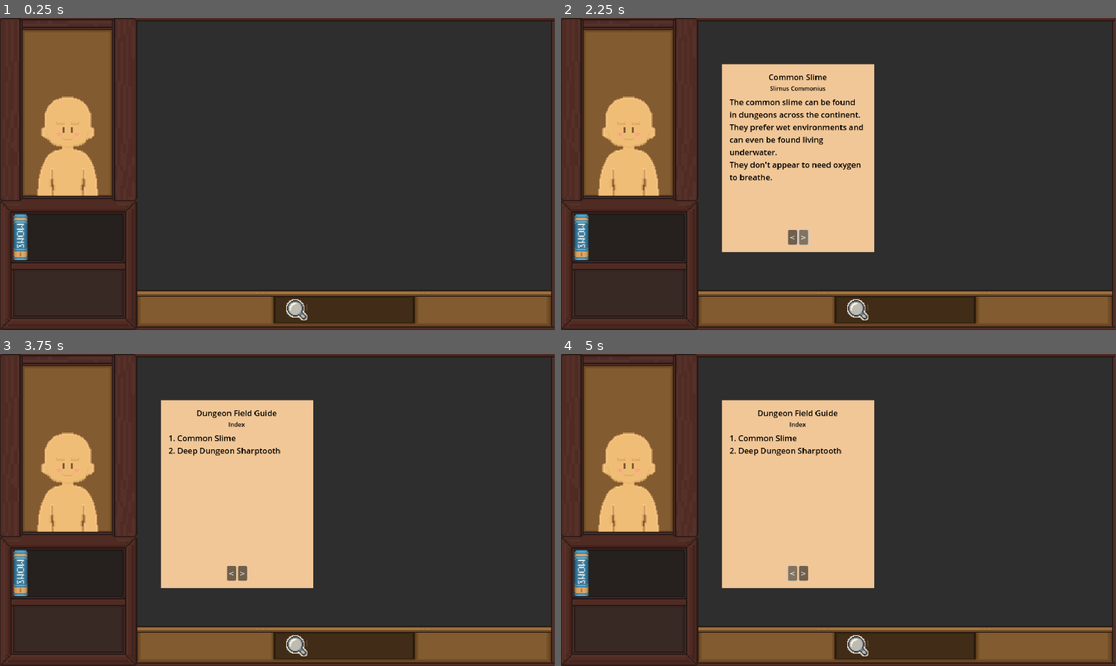
Above: before the commit, frames 1-4 (two rows, left to right).
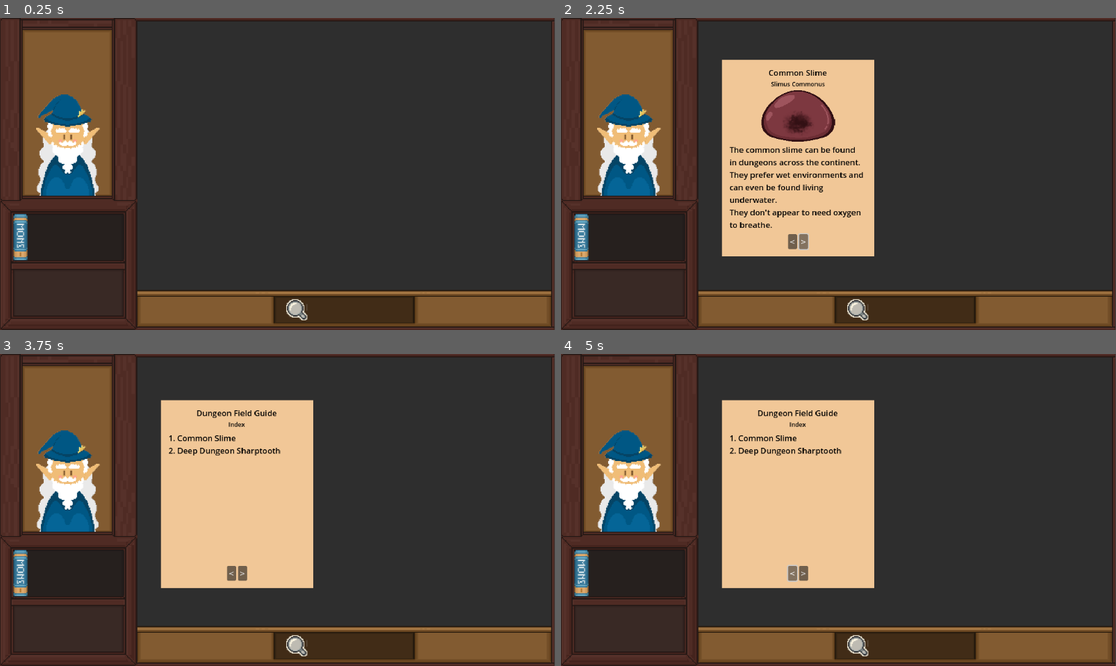
Above: after the commit, the same moments.

Repository: brekkiee/Dungeonologist
Game: Godot game, scene res://Scenes/home.tscn
Two runs of this game, one before a commit and one after it. Both use one fixed random seed, a clock stepped at 60 frames per second and the inputs below.
Inputs (mouse positions are in pixels of both pictures, inside the frame that each line leads up to):
- Up to frame 1 (0.25 s): no input
- Up to frame 2 (2.25 s): click (583, 236) at 0.5 s; click "<" at 1.25 s; click ">" at 2 s
- Up to frame 3 (3.75 s): click (22, 572) at 2.75 s; click (22, 572) at 3.5 s
- Up to frame 4 (5 s): click "<" at 4.25 s

The runs differ from the first frame. In frame 1, 2.7% of the frame differs, in the area x 6-19%, y 24-58%; in frame 2, 7.8%, in the area x 6-57%, y 13-77%; in frame 3, 2.7%; in frame 4, 2.7%.

Commit message:
Working on NPCs and Books
- added custom textures to book
- changed the book script to make it more extendable
- added customisation to NPC script
- fixed the chatbox and NPC positioning

Diff:
--- a/Scenes/NPC.tscn
+++ b/Scenes/NPC.tscn
@@ -1,6 +1,20 @@
-[gd_scene load_steps=2 format=3 uid="uid://dsw3mhlhecw65"]
+[gd_scene load_steps=4 format=3 uid="uid://dsw3mhlhecw65"]
 
 [ext_resource type="Script" path="res://Scripts/NPC.gd" id="1_clemh"]
+[ext_resource type="Texture2D" uid="uid://bc2u4ocwp1y34" path="res://Assets/Sprites/wizard.png" id="2_g55jr"]
+[ext_resource type="Texture2D" uid="uid://cxq3ulj8y7o0v" path="res://Assets/Sprites/bare.png" id="3_u7w6d"]
 
-[node name="NPC" type="Node2D"]
+[node name="NPC" type="Control"]
+layout_mode = 3
+anchors_preset = 0
 script = ExtResource("1_clemh")
+character_sprite = ExtResource("2_g55jr")
+
+[node name="PanelContainer" type="PanelContainer" parent="."]
+layout_mode = 0
+offset_right = 40.0
+offset_bottom = 40.0
+
+[node name="TextureRect" type="TextureRect" parent="PanelContainer"]
+layout_mode = 2
+texture = ExtResource("3_u7w6d")
--- a/Scenes/UI.tscn
+++ b/Scenes/UI.tscn
@@ -1,14 +1,17 @@
-[gd_scene load_steps=8 format=3 uid="uid://bphpdmmsdqanf"]
+[gd_scene load_steps=10 format=3 uid="uid://bphpdmmsdqanf"]
 
 [ext_resource type="Texture2D" uid="uid://c3lix6m1sr8pq" path="res://Assets/Border.png" id="1_fmdvm"]
 [ext_resource type="Script" path="res://Scripts/UI.gd" id="1_kg4ec"]
 [ext_resource type="Texture2D" uid="uid://cxq3ulj8y7o0v" path="res://Assets/Sprites/bare.png" id="2_ok5nv"]
-[ext_resource type="Texture2D" uid="uid://lwtjxiowv28w" path="res://Assets/chatbox.png" id="3_0kcfq"]
+[ext_resource type="Script" path="res://Scripts/NPC.gd" id="3_ggbwu"]
 [ext_resource type="Texture2D" uid="uid://b305gyiy1canp" path="res://Assets/Sprites/mon_book.png" id="4_iyqxm"]
+[ext_resource type="Texture2D" uid="uid://bc2u4ocwp1y34" path="res://Assets/Sprites/wizard.png" id="4_qn8ya"]
 
 [sub_resource type="StyleBoxEmpty" id="StyleBoxEmpty_och05"]
 
 [sub_resource type="StyleBoxEmpty" id="StyleBoxEmpty_okj4b"]
+
+[sub_resource type="StyleBoxEmpty" id="StyleBoxEmpty_qeue0"]
 
 [node name="MainUI" type="Control"]
 layout_mode = 3
@@ -62,6 +65,8 @@
 grow_vertical = 0
 scale = Vector2(1.95978, -1.96892)
 theme_override_styles/panel = SubResource("StyleBoxEmpty_okj4b")
+script = ExtResource("3_ggbwu")
+character_sprite = ExtResource("4_qn8ya")
 
 [node name="CharacterSprite" type="TextureRect" parent="MainScreen/ScreenBorders/ChatWindow/Character"]
 layout_mode = 1
@@ -77,19 +82,18 @@
 expand_mode = 1
 flip_v = true
 
-[node name="Chatbox" type="TextureRect" parent="MainScreen/ScreenBorders/ChatWindow"]
-visible = false
+[node name="ChatBoxPosition" type="PanelContainer" parent="MainScreen/ScreenBorders/ChatWindow/Character"]
 layout_mode = 1
-anchors_preset = 5
-anchor_left = 0.5
-anchor_right = 0.5
-offset_left = -18.4871
-offset_top = 1.16337
-offset_right = 57.5129
-offset_bottom = 49.1634
-grow_horizontal = 2
-scale = Vector2(0.47266, 0.278712)
-texture = ExtResource("3_0kcfq")
+anchors_preset = -1
+anchor_left = 0.519
+anchor_top = 1.066
+anchor_right = 0.519
+anchor_bottom = 1.066
+offset_left = -9.28037
+offset_top = 5.08524
+offset_right = 9.71963
+offset_bottom = 11.0852
+theme_override_styles/panel = SubResource("StyleBoxEmpty_qeue0")
 
 [node name="BookShelf" type="Panel" parent="MainScreen/ScreenBorders"]
 clip_contents = true
--- a/Scenes/book.tscn
+++ b/Scenes/book.tscn
@@ -44,6 +44,7 @@
 
 [node name="Pic" type="TextureRect" parent="MarginContainer/VBoxContainer"]
 layout_mode = 2
+stretch_mode = 3
 
 [node name="Text" type="Label" parent="MarginContainer/VBoxContainer"]
 layout_mode = 2
--- a/Scenes/home.tscn
+++ b/Scenes/home.tscn
@@ -1,8 +1,7 @@
-[gd_scene load_steps=4 format=3 uid="uid://bmh42strr33gs"]
+[gd_scene load_steps=3 format=3 uid="uid://bmh42strr33gs"]
 
 [ext_resource type="PackedScene" uid="uid://bphpdmmsdqanf" path="res://Scenes/UI.tscn" id="1_52rdi"]
 [ext_resource type="PackedScene" uid="uid://d1eahw0u8vb76" path="res://Scenes/magnifying_glass.tscn" id="1_c52ij"]
-[ext_resource type="PackedScene" uid="uid://dsw3mhlhecw65" path="res://Scenes/NPC.tscn" id="3_787if"]
 
 [node name="Home" type="Node2D"]
 
@@ -15,7 +14,3 @@
 z_index = 1
 position = Vector2(616, 606)
 scale = Vector2(2, 2)
-
-[node name="NPC" parent="." instance=ExtResource("3_787if")]
-position = Vector2(99, 120)
-scale = Vector2(413.631, 1)
--- a/Scripts/NPC.gd
+++ b/Scripts/NPC.gd
@@ -1,12 +1,29 @@
-extends Node2D
+extends Control
 
-const lines: Array[String] = [
+@onready var sprite_texture = $CharacterSprite
+@onready var chat_pos = $ChatBoxPosition
+
+@export var character_name = ""
+@export var character_sprite: Texture2D
+
+var already_met = false
+
+var new_char_lines: Array[String] = [
 	"Hi there.",
 	"I'm a wizard!",
+]
+
+var lines: Array[String] = [
 	"Poo poo~",
 	"Pee pee!",
 ]
 
+func _ready():
+	sprite_texture.texture = character_sprite
+
 func _unhandled_input(event):
-	if event.is_action_pressed("advance_text"):
-		DialogueManager.start_chat(global_position, lines)
+	if event.is_action_pressed("advance_text") && not already_met:
+		DialogueManager.start_chat(chat_pos.global_position, new_char_lines)
+		already_met = true
+	elif event.is_action_pressed("advance_text") && already_met:
+		DialogueManager.start_chat(chat_pos.global_position, lines)
--- a/Scripts/book.gd
+++ b/Scripts/book.gd
@@ -2,46 +2,64 @@
 
 @onready var title_label = $MarginContainer/VBoxContainer/Title
 @onready var title2_label = $MarginContainer/VBoxContainer/Title2
-@onready var pic_texture = $MarginContainer/VBoxContainer/Pic
+@onready var pic = $MarginContainer/VBoxContainer/Pic
 @onready var text_label = $MarginContainer/VBoxContainer/Text
 
 var title = ""
 var title2 = ""
-var pic = 0
 var text
 var page_index = 0
 
 func _ready():
 	_display_title_page()
 
+# list of monster pics for each page
+var page_pic: Array[Texture2D] = [
+	load("res://Assets/chatbox.png"),
+	load("res://Assets/Sprites/slime.png"),
+	load("res://Assets/Sprites/octo.png"),
+]
+
+# list of page titles
+const page_title: Array[String] = [
+	"0",
+	"Common Slime",
+	"Deep Dungeon Sharptooth",
+]
+
+# list of page subtitles
+const page_title2: Array[String] = [
+	"0",
+	"Slimus Commonus",
+	"Sharpus Deepus",
+]
+
+# list of main body text for each page
 const page_text: Array[String] = [
 	"0",
-	"1",
-	"Common Slime",
-	"Slimus Commonius",
 	"The common slime can be found in dungeons across the continent.
 	They prefer wet environments and can even be found living underwater.
 	They don't appear to need oxygen to breathe. ",
-	"2",
-	"Deep Dungeon Sharptooth",
-	"Sharpus Deepus",
 	"The Deep Dungeon Sharptooth is said to lurk in the deepest levels of the dungeon.
 	There has only been three sightings... at least by those who have lived to report it.",
 ]
 
-func _display_page(index: int, text_to_display: Array):
-	print(page_index)
-	title_label.text = text_to_display[index + 1]
-	title2_label.text = text_to_display[index + 2]
-	text_label.text = text_to_display[index + 3]
+# display the correct content for each page based on the index provided
+func _display_page(index: int):
+	pic.texture = page_pic[index]
+	title_label.text = page_title[index]
+	title2_label.text = page_title2[index]
+	text_label.text = page_text[index]
 
+# display the title page
 func _display_title_page():
-	print(page_index)
+	pic.texture = null
 	title_label.text = "Dungeon Field Guide"
 	title2_label.text = "Index"
 	text_label.text = "1. Common Slime
 	2. Deep Dungeon Sharptooth"
 
+# display the previous page
 func _on_prev_page_button_pressed():
 	if page_index == 0: # already on title page
 		return
@@ -51,17 +69,18 @@
 		_display_title_page()
 
 	if page_index >= 2:
-		page_index -= 4
-		_display_page(page_index, page_text)
+		page_index -= 1
+		_display_page(page_index)
 
+# display the next page
 func _on_next_page_button_pressed():
-	if page_index >= page_text.size() - 4: # end of book, don't turn page
+	if page_index >= page_text.size() - 1: # end of book, don't turn page
 		return
 
 	if page_index >= 1:
-		page_index += 4
-		_display_page(page_index, page_text)
+		page_index += 1
+		_display_page(page_index)
 
 	if page_index == 0: # on title page
 		page_index = 1
-		_display_page(page_index, page_text)
+		_display_page(page_index)
--- a/Scripts/chat_box.gd
+++ b/Scripts/chat_box.gd
@@ -19,15 +19,6 @@
 func display_text(text_to_display: String):
 	text = text_to_display
 	label.text = text_to_display
-
-	# update text box size
-	custom_minimum_size.x = min(size.x, MAX_WIDTH)
-	if size.x > MAX_WIDTH:
-		label.autowrap_mode = TextServer.AUTOWRAP_WORD
-		custom_minimum_size.y = size.y
-
-	global_position.x -= size.x / 2
-	global_position.y -= size.y + 24
 
 	label.text = ""
 	_display_character()
Binary file added: Assets/Sprites/octo.png
Not shown, added: Assets/Sprites/octo.png.import
Binary file added: Assets/Sprites/slime.png
Not shown, added: Assets/Sprites/slime.png.import
Binary file added: Assets/Sprites/wizard.png
Not shown, added: Assets/Sprites/wizard.png.import
